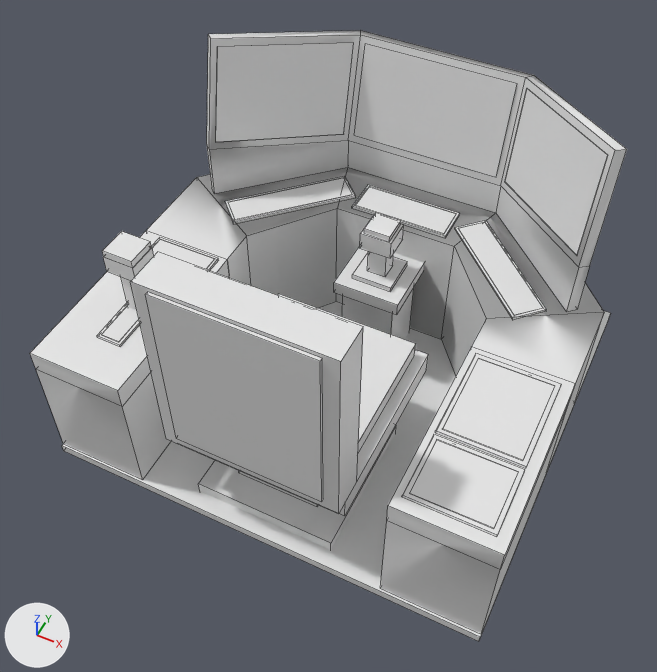
The OBJ model src/main/resources/assets/vandorlabs/models/block/cockpits/cockpit_a/low.obj: old version first, new version second.
One viewpoint serves both versions: a 50 mm camera at (2.12, -2.48, 3.39) aimed at (0.98, -0.2, 0.53). The lights are fixed; the arrows at lower left show +X, +Y and +Z. The first picture is the older version. Mesh edges are drawn as thin lines. Materials are left out; every surface is plain grey. Where no turn or scale is listed for an object, it has been applied to the vertices. Vertices at exactly the same position are counted once.

Names of what the first picture shows: 'low'.
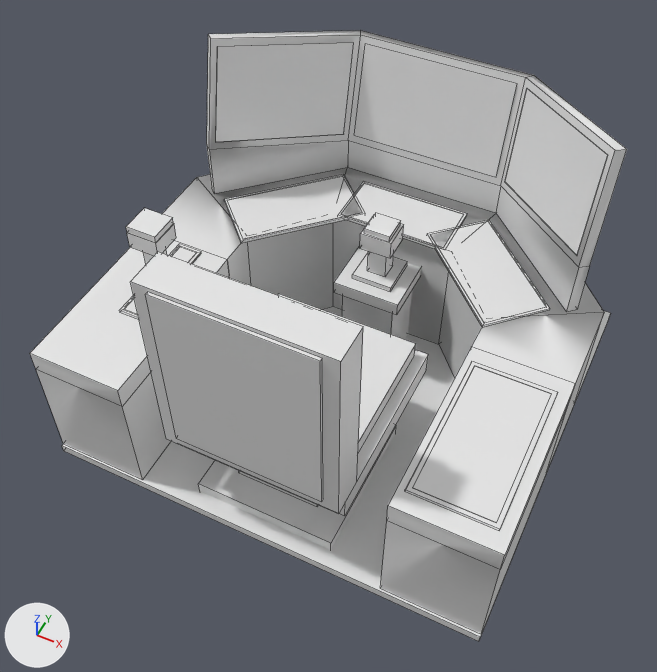
Edits to the scene script, one JSON object a line:
```json
{"block": "me_low", "where": "# used by ob_low; location = (0.0, 0.0, 0.0)"}
{"block": "me_low", "where": "# verts and faces of me_low; kept vertices keep their numbers, new ones are numbered from 352"}
{"block": "me_low", "where": "# before: 137 (0.71, 0.43, 0.04) at pixel (336, 301), 139 (0.71, 0.43, 0.66) at pixel (337, 208), 141 (1.29, 0.43, 0.04) at pixel (441, 339), 143 (1.29, 0.43, 0.66) at pixel (454, 246)"}
{"op": "remove", "block": "me_low", "code": "me_low.from_pydata(...)  # 352 vertices, 293 faces; spans x 0.02..1.98, y -0.92..0.97, z 0.0..1.4"}
{"op": "add", "block": "me_low", "code": "me_low.from_pydata(...)  # 320 vertices, 269 faces; spans x 0.02..1.98, y -0.92..0.97, z 0.0..1.4"}
{"block": "me_low", "change": "me_low part 1: the loose piece of 8 vertices spanning x 0.2..0.32, y -0.72..-0.27, z 0.66..0.67 is moved by (0.0, 0.16, 0.0)"}
{"block": "me_low", "change": "me_low part 2: the loose piece of 8 vertices spanning x 0.22..0.3, y -0.71..-0.28, z 0.67 is moved by (0.0, 0.16, 0.0)"}
{"block": "me_low", "change": "me_low part 3: the loose piece of 8 vertices spanning x 0.22..0.29, y -0.53..-0.47, z 0.64..0.91 is moved by (0.0, 0.16, 0.0)"}
{"block": "me_low", "change": "me_low part 4: the loose piece of 8 vertices spanning x 0.19..0.33, y -0.57..-0.43, z 0.89..0.96 is moved by (0.0, 0.16, 0.0)"}
{"block": "me_low", "change": "me_low part 5: the loose piece of 8 vertices spanning x 0.19..0.33, y -0.56..-0.44, z 0.96..0.99 is moved by (0.0, 0.16, 0.0)"}
{"block": "me_low", "change": "me_low part 6: a new loose piece, a box spanning x 1.591..1.938, y -0.825..-0.169, z 0.651..0.662"}
{"block": "me_low", "change": "me_low part 7: a new loose piece, a box spanning x 1.6094..1.9188, y -0.8062..-0.1875, z 0.6622..0.6634"}
{"block": "me_low", "change": "me_low part 8: a new loose piece, a box spanning x 0.739..1.261, y 0.376..0.649, z 0.651..0.662"}
{"block": "me_low", "change": "me_low part 9: a new loose piece, a box spanning x 0.75..1.25, y 0.3875..0.6375, z 0.6622..0.6634"}
{"block": "me_low", "change": "me_low part 10: the loose piece of 8 vertices spanning x 0.23..0.75, y 0.12..0.64, z 0.65..0.66 is rebuilt with 8 vertices and now spans x 0.22..0.85, y 0.03..0.66, z 0.65..0.66"}
{"block": "me_low", "change": "me_low part 11: the loose piece of 8 vertices spanning x 1.25..1.77, y 0.12..0.64, z 0.65..0.66 is rebuilt with 8 vertices and now spans x 1.15..1.78, y 0.03..0.66, z 0.65..0.66"}
{"block": "me_low", "change": "me_low part 12: the loose piece of 8 vertices spanning x 0.25..0.74, y 0.14..0.63, z 0.66 is rebuilt with 8 vertices and now spans x 0.24..0.83, y 0.04..0.64, z 0.66"}
{"block": "me_low", "change": "me_low part 13: the loose piece of 8 vertices spanning x 1.26..1.75, y 0.14..0.63, z 0.66 is rebuilt with 8 vertices and now spans x 1.17..1.76, y 0.04..0.64, z 0.66"}
{"block": "me_low", "change": "me_low part 14"}
{"op": "add", "block": "me_low", "code": "for i in [137, 139, 141, 143]: verts[i] += (0.0, -0.04, 0.0)"}
{"block": "me_low", "change": "other edits to the shape of me_low do not show in these pictures"}
```

Pixel boxes (x1, y1, x2, y2) of what changed, in the pictures (657 x 672 px; the box of a moved part takes in the faces that stretch with it):
```json
{"part": 1, "of": "me_low", "change": "moved or reshaped", "before": [97, 303, 140, 347], "after": [119, 244, 201, 319]}
{"part": 2, "of": "me_low", "change": "moved or reshaped", "before": [101, 305, 139, 342], "after": [124, 246, 197, 315]}
{"part": 3, "of": "me_low", "change": "moved or reshaped", "before": [121, 277, 137, 310], "after": [143, 249, 167, 264], "on screen": "mostly hidden afterwards"}
{"part": 4, "of": "me_low", "change": "moved or reshaped", "before": [103, 247, 154, 280], "after": [127, 223, 176, 256]}
{"part": 5, "of": "me_low", "change": "moved or reshaped", "before": [102, 231, 151, 268], "after": [126, 208, 173, 243]}
{"part": 6, "of": "me_low", "change": "added", "after": [405, 361, 558, 530]}
{"part": 7, "of": "me_low", "change": "added", "after": [412, 366, 551, 522]}
{"part": 8, "of": "me_low", "change": "added", "after": [347, 181, 467, 249]}
{"part": 9, "of": "me_low", "change": "added", "after": [341, 183, 464, 247]}
{"part": 10, "of": "me_low", "change": "rebuilt", "before": [225, 176, 356, 223], "after": [224, 174, 355, 243]}
{"part": 11, "of": "me_low", "change": "rebuilt", "before": [455, 220, 547, 319], "after": [434, 220, 550, 327], "on screen": "26% wider, 8% taller"}
{"part": 12, "of": "me_low", "change": "rebuilt", "before": [228, 178, 352, 220], "after": [227, 176, 362, 239], "on screen": "9% wider, 49% taller"}
{"part": 13, "of": "me_low", "change": "rebuilt", "before": [458, 222, 543, 316], "after": [432, 222, 546, 323], "on screen": "34% wider, 7% taller"}
{"part": 14, "of": "me_low", "change": "moved or reshaped", "before": [197, 167, 604, 376], "after": [197, 167, 604, 379]}
```
